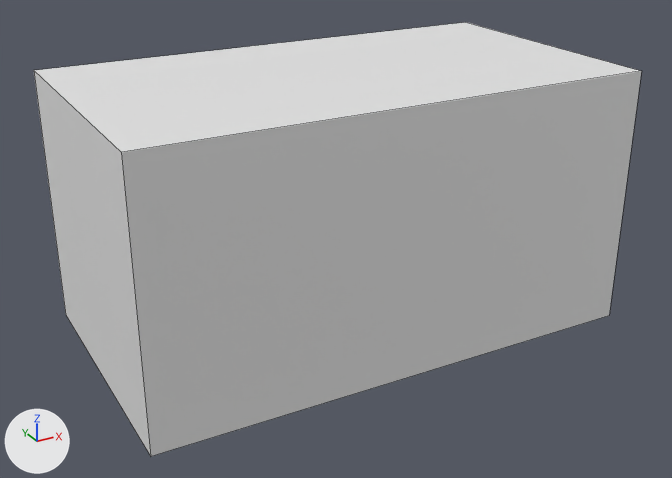
One commit to the FBX model Assets/Art/Models/Generator.fbx: the scene before it, then after it.
Camera for both pictures: a 50 mm lens placed at (-7.45, -13.5, 8.31), pointed at (-0.11, -0.16, 1.64). Every picture has the same lights, and +X, +Y and +Z are marked at lower left. Mesh edges are drawn as thin lines.

Names of what the first picture shows: 'Generator'.
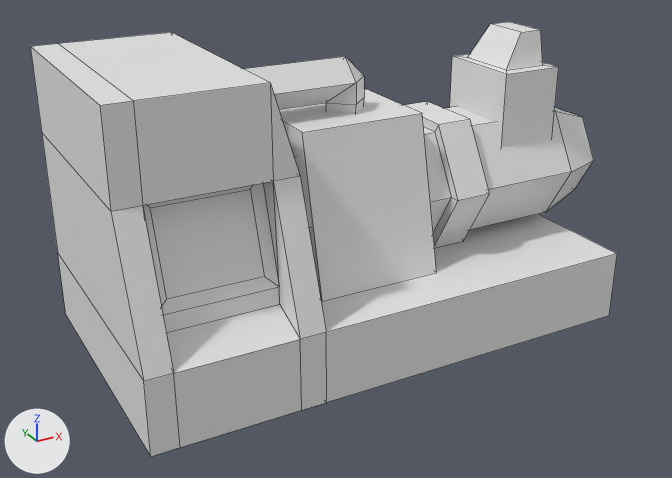
Boxes (x1, y1, x2, y2) around the edits, measured in the pictures (672 x 478 px):
'Generator', reshaped, moved, turned
    before: (34, 22, 642, 456)
    after: (30, 22, 617, 456)

The change, as a diff of the scene's bpy script:
```diff
--- a/Assets/Art/Models/Generator.fbx.py
+++ b/Assets/Art/Models/Generator.fbx.py
@@ me_cube_006 @@
 # used by ob_generator; location = (0.0, 0.0, 1.0)
-me_cube_006.from_pydata(...)  # 8 vertices, 6 faces; spans x -4.44..4.44, y -2.47..2.47, z -1.0..3.62
+me_cube_006.from_pydata(...)  # 126 vertices, 117 faces; spans x -4.44..5.21, y 0.0..5.03, z -2.47..2.47
+# me_cube_006 part 1: the whole mesh is rebuilt
@@ ob_generator @@
 ob_generator = bpy.data.objects.new('Generator', me_cube_006)
-ob_generator.location = (0.0, 0.0, 1.0)
+ob_generator.location = (0.0, 0.0, 0.0)
+ob_generator.rotation_euler = (1.571, 0.0, 0.0)  # degrees (90, 0, 0)
```
